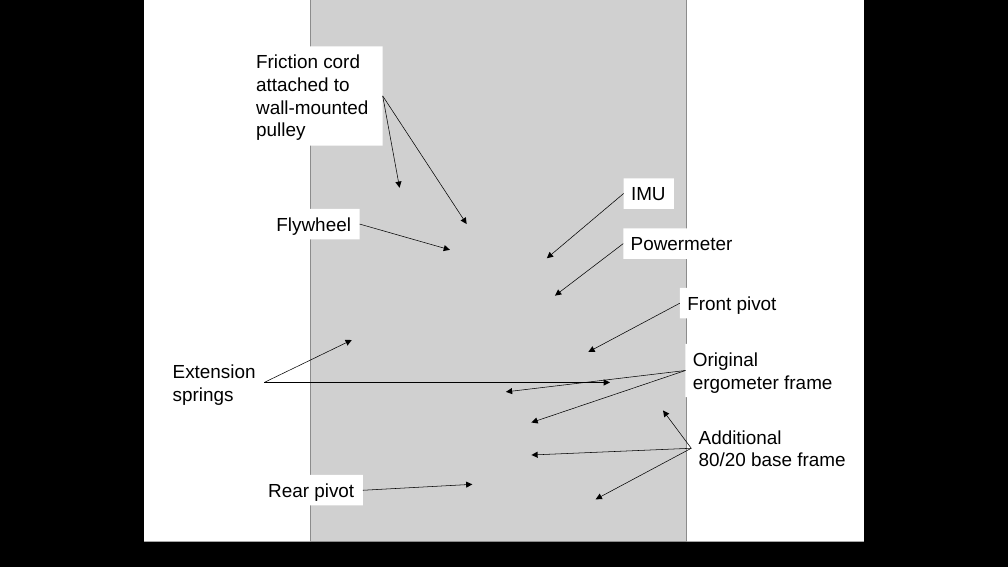
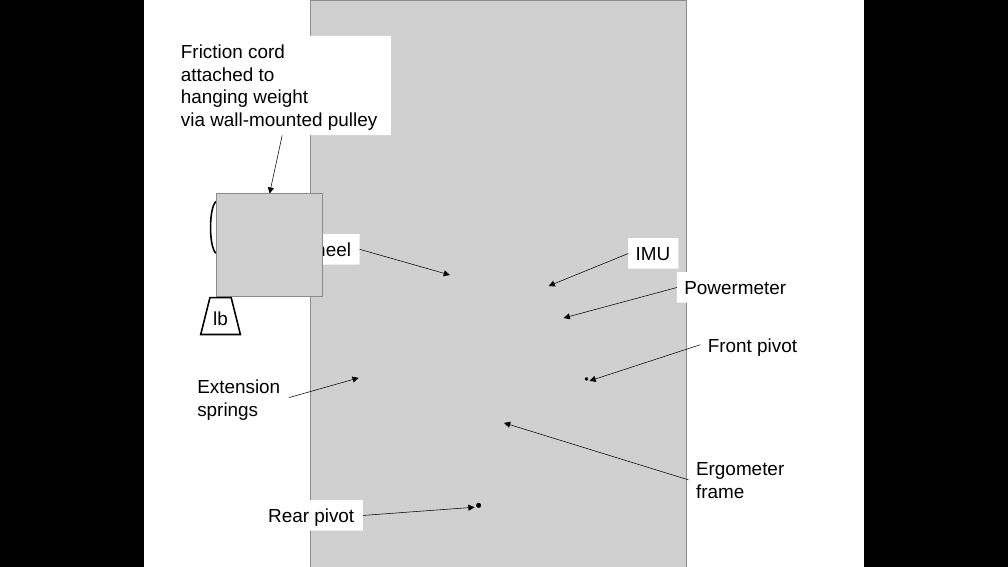
Before and after one commit to ross-wilkinson/rock-no-rock, a slide deck: slide 1 of docs/fig_setup_labelled.pptx. Drawn at 1008x567 pixels with LibreOffice and Linux fonts; fonts in the diff are those of the drawing; grey boxes stand for pictures. Boxes give left, top, right and bottom in pixels: in the first picture for what was removed or moved away, otherwise in the second. Text is boxed around its words. In the diff, an @@ line names an element or a change of style, - is before the commit and + after.

```diff
--- a/docs/fig_setup_labelled.pptx
+++ b/docs/fig_setup_labelled.pptx
@@ rectangle "Friction cord": place and size @@
-rectangle "Friction cord" at (249,46,383,145)
+rectangle "Friction cord" at (174,36,392,135)
@@ text in rectangle at (181,89,377,130): text changed @@
-wall-mounted
-pulley
+hanging weight
+via wall-mounted pulley
@@ arrow moved from (383, 96) - (400, 188) to (282, 135) - (270, 194) @@
@@ rectangle "IMU": place and size @@
-rectangle "IMU" at (624,178,674,209)
+rectangle "IMU" at (628,238,678,268)
@@ 3 rectangles, 1 picture, 1 arrow: place and size @@
-3 rectangles, 1 picture, 1 arrow at (144,0,864,542)
+3 rectangles, 1 picture, 1 arrow at (144,0,864,567)
@@ arrow moved from (624, 194) - (547, 259) to (628, 253) - (549, 286) @@
@@ arrow moved from (623, 243) - (555, 296) to (677, 287) - (564, 318) @@
@@ text "Powermeter" rewrapped from (623,228,741,259) to (684,281,786,295) @@
@@ arrow moved from (680, 303) - (588, 352) to (700, 345) - (590, 381) @@
@@ text "Front pivot": place and size @@
-text "Front pivot" at (687,296,777,314)
+text "Front pivot" at (708,338,797,356)
@@ text "Extension": place and size @@
-text "Extension" at (173,364,256,405)
+text "Extension" at (197,379,280,420)
@@ arrow moved from (265, 383) - (352, 340) to (289, 398) - (359, 378) @@
@@ group added at (201,194,588,507): 2 ellipses, 1 cylinder, 1 freeform shape, 1 picture, 1 trapezoid, 1 rectangle @@
+lb
@@ group removed at (265,96,845,500): 6 arrows, 1 text @@
-Additional
-80/20 base frame
@@ arrow moved from (686, 371) - (506, 392) to (689, 480) - (504, 423) @@
@@ text at (696,462,784,498): text changed @@
-Original
-ergometer frame
+Ergometer
+frame
@@ arrow moved from (363, 491) - (473, 485) to (363, 516) - (475, 507) @@
```
Also in this commit, not shown: 24 other files.
